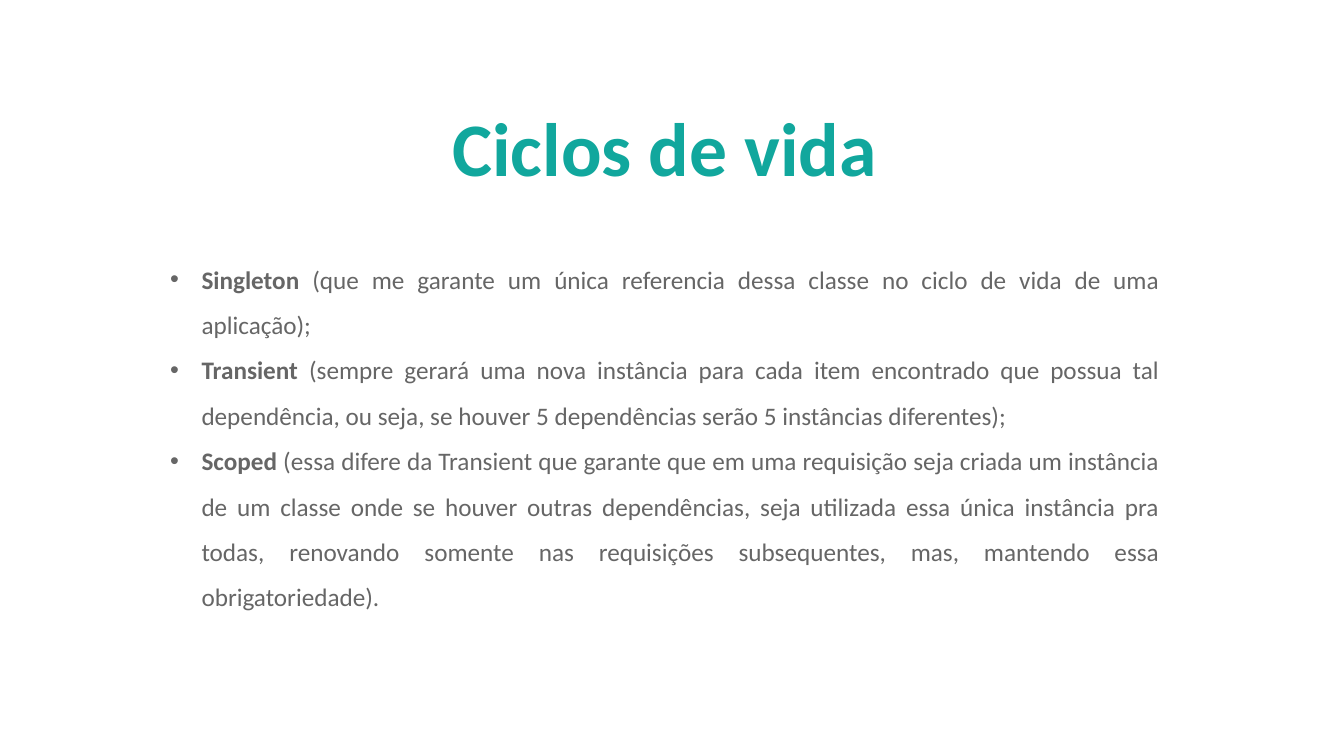
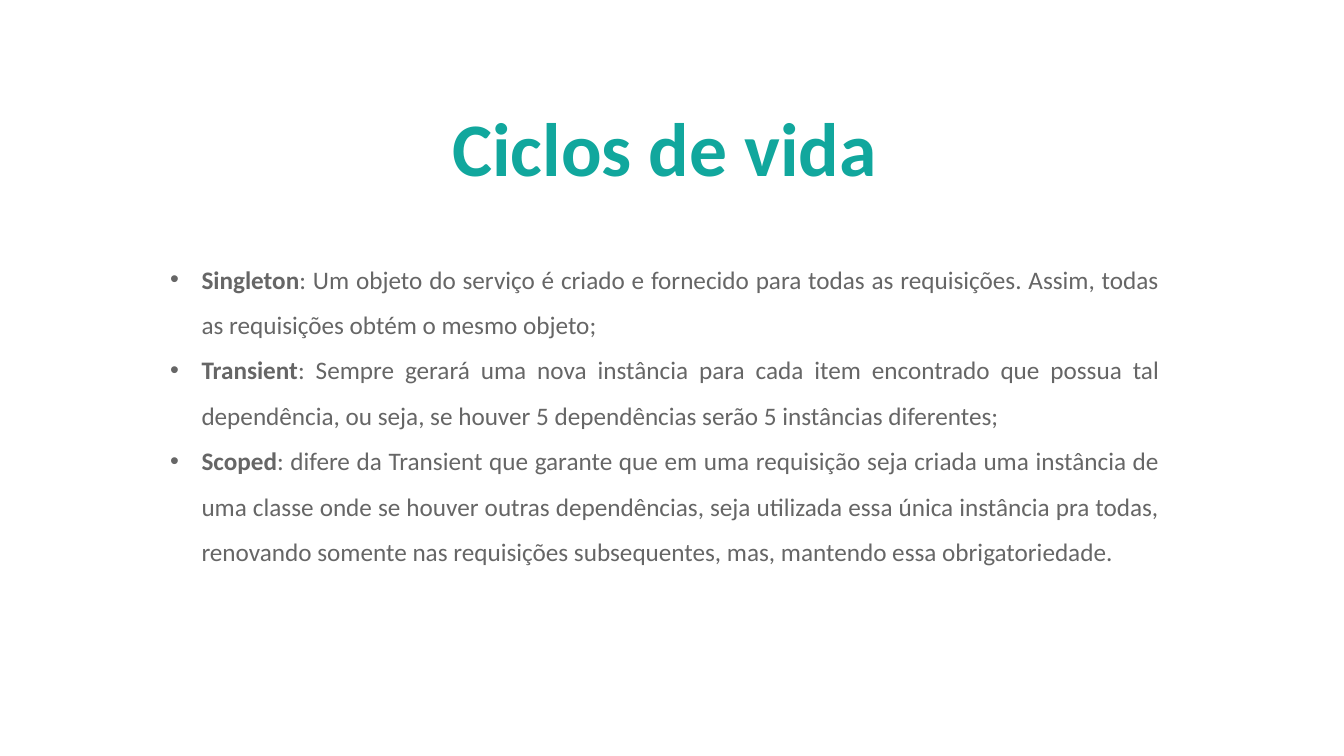
Before and after one commit to AlberttSantos/treinamento-solid, a slide deck: slide 28 of doc/InjecaoDependencia.pptx (slide 26 before the commit). Drawn at 1344x756 pixels with LibreOffice and Linux fonts; fonts in the diff are those of the drawing; background and template pictures are left out. Boxes give left, top, right and bottom in pixels: in the first picture for what was removed or moved away, otherwise in the second. Text is boxed around its words. In the diff, an @@ line names an element or a change of style, - is before the commit and + after.

```diff
--- a/doc/InjecaoDependencia.pptx
+++ b/doc/InjecaoDependencia.pptx
@@ text at [202,271,1159,566]: text changed @@
-                • Singleton (que me garante um única referencia dessa classe no ciclo de vida de uma aplicação);
-                • Transient (sempre gerará uma nova instância para cada item encontrado que possua tal dependência, ou seja, se houver 5 dependências serão 5 instâncias diferentes);
-                • Scoped (essa difere da Transient que garante que em uma requisição seja criada um instância de um classe onde se houver outras dependências, seja utilizada essa única instância pra todas, renovando somente nas requisições subsequentes, mas, mantendo essa obrigatoriedade).
+                • Singleton: Um objeto do serviço é criado e fornecido para todas as requisições. Assim, todas as requisições obtém o mesmo objeto;
+                • Transient: Sempre gerará uma nova instância para cada item encontrado que possua tal dependência, ou seja, se houver 5 dependências serão 5 instâncias diferentes;
+                • Scoped: difere da Transient que garante que em uma requisição seja criada uma instância de uma classe onde se houver outras dependências, seja utilizada essa única instância pra todas, renovando somente nas requisições subsequentes, mas, mantendo essa obrigatoriedade.
```
Also in this commit, not shown: 5 other slides changed, 2 slides added, 3 other files.
